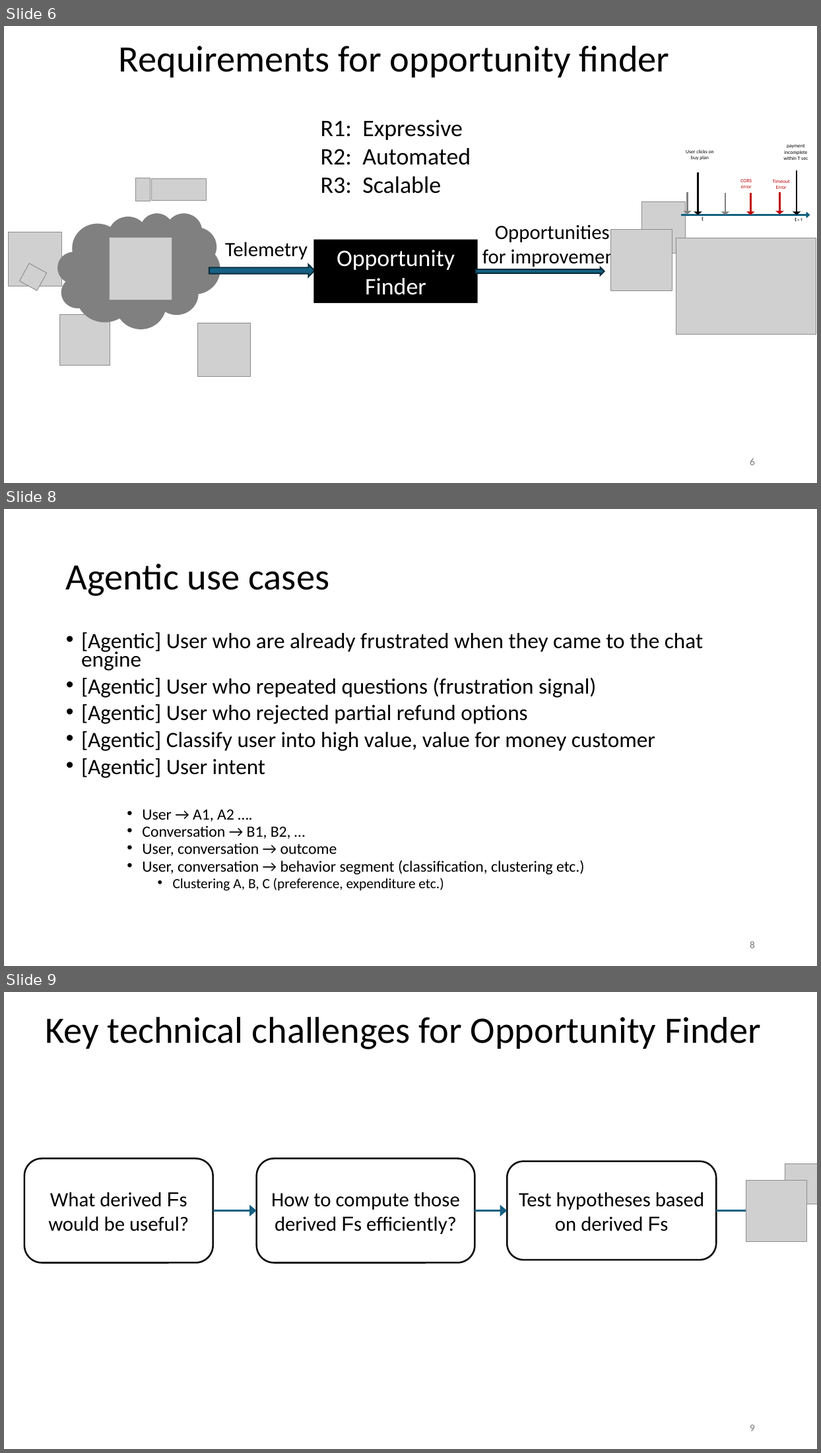
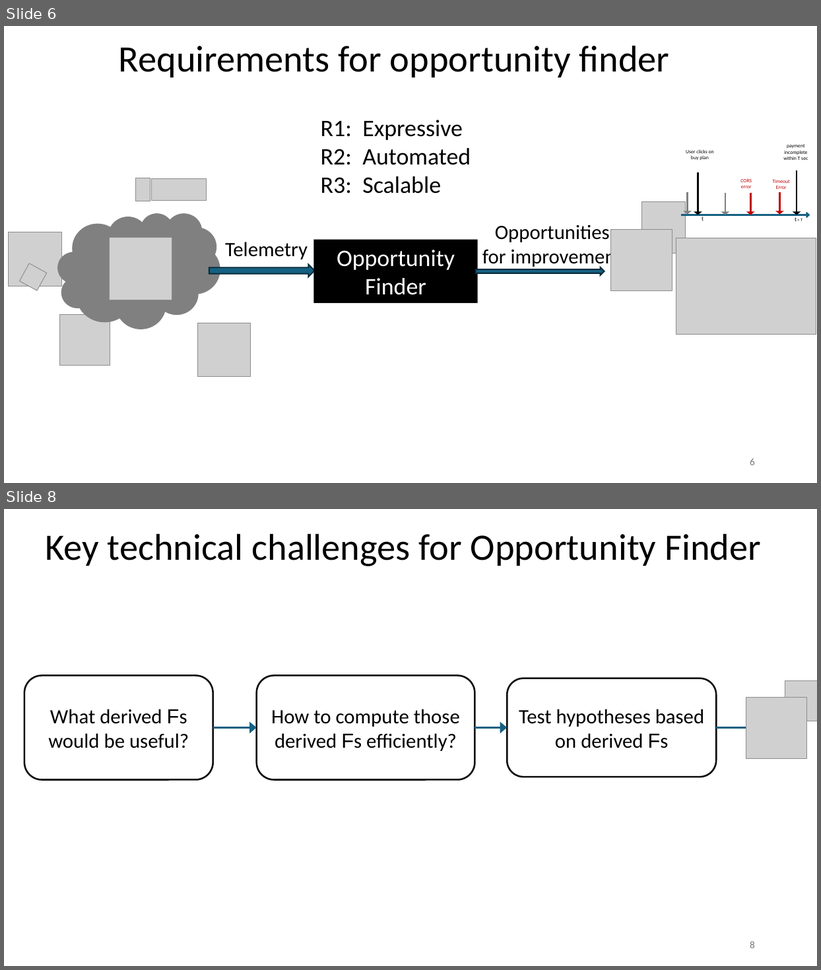
Before and after one commit to vipulharsh/vipulharsh.github.io, a slide deck: website_files/projects/opportunities_hotnets.pptx. Shown one above the other, each under a label of ours: slides 6, 8 and 9 before the commit, slides 6 and 8 after it; the slides between them are not shown. The pictures are 821x1453 and 821x970 pixels, drawn with LibreOffice and Linux fonts; fonts in the diff are those of the drawing; grey boxes stand for pictures. Boxes give left, top, right and bottom in pixels: in the first picture for what was removed or moved away, otherwise in the second. Text is boxed around its words. In the diff, an @@ line names an element or a change of style, - is before the commit and + after.

```diff
--- a/website_files/projects/opportunities_hotnets.pptx
+++ b/website_files/projects/opportunities_hotnets.pptx
@@ slide 8 removed at box(4, 509, 817, 966), background #FFFFFF @@
@@ title removed at box(66, 564, 330, 596) @@
-Agentic use cases
@@ text removed at box(81, 632, 703, 891) @@
-• [Agentic] User who are already frustrated when they came to the chat engine
-• [Agentic] User who repeated questions (frustration signal)
-• [Agentic] User who rejected partial refund options
-• [Agentic] Classify user into high value, value for money customer
-• [Agentic] User intent
-    • User → A1, A2 ….
-    • Conversation → B1, B2, …
-    • User, conversation → outcome
-    • User, conversation → behavior segment (classification, clustering etc.)
-      • Clustering A, B, C (preference, expenditure etc.)
@@ page number removed at box(750, 941, 755, 949) @@
-8
@@ what was slide 9 is now slide 8 @@
@@ page number at box(750, 941, 755, 949): text changed @@
-9
+8
```
Also in this commit, not shown: 1 slide changed.
